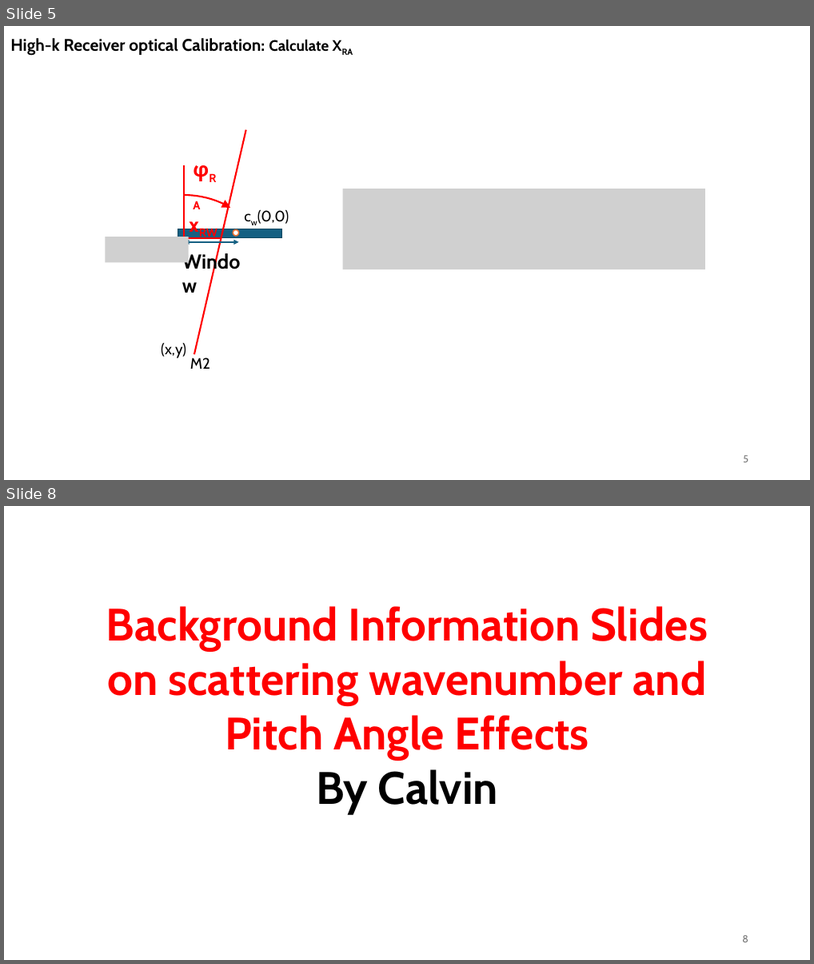
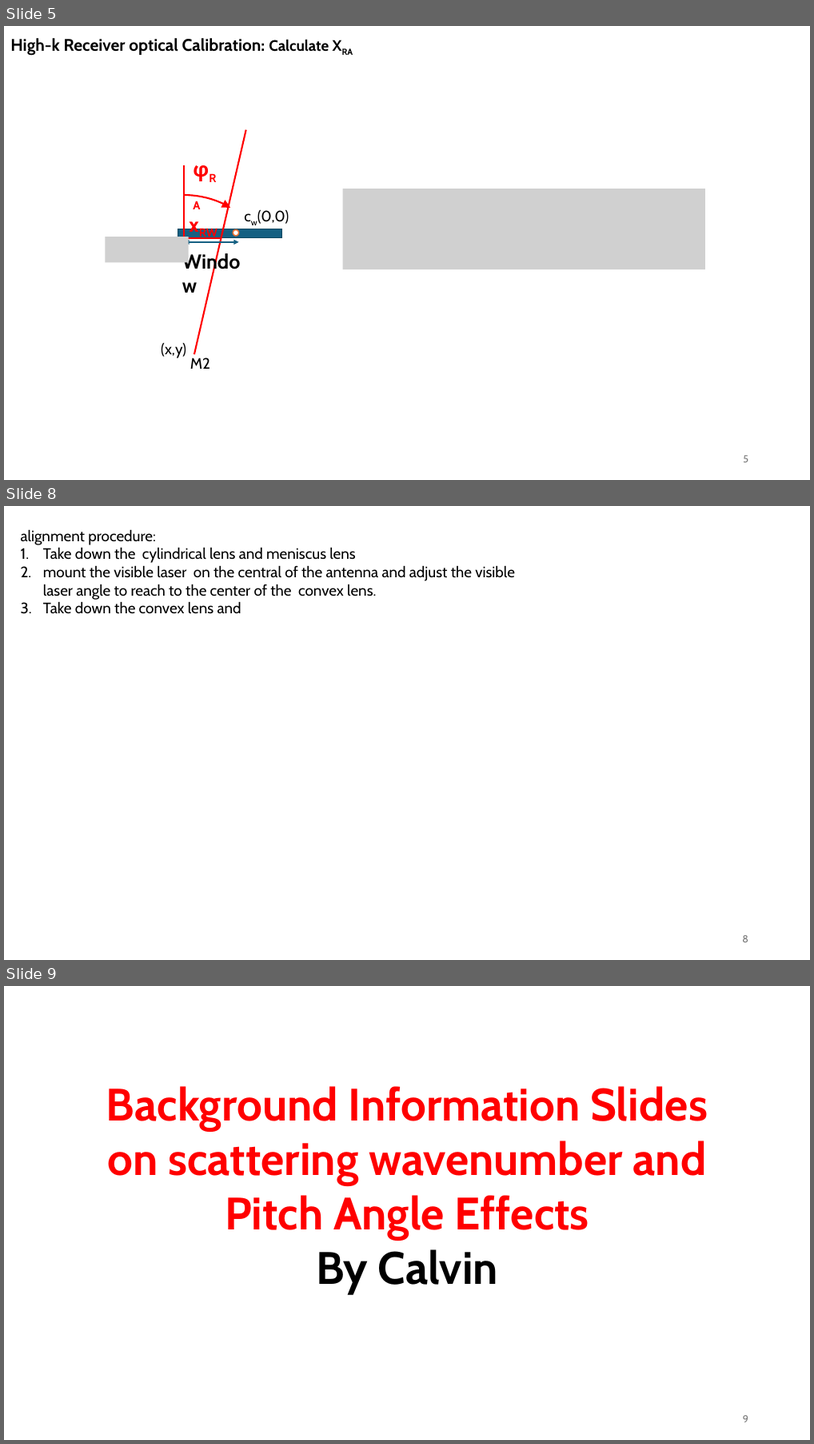
Before and after one commit to USTC-star/computer_share, a slide deck: NSTX-U High-k scattering Calculation_20240717.pptx. Shown one above the other, each under a label of ours: slides 5 and 8 before the commit, slides 5, 8 and 9 after it; the slides between them are not shown. The pictures are 814x964 and 814x1444 pixels, drawn with LibreOffice and Linux fonts; fonts in the diff are those of the drawing; grey boxes stand for pictures. Boxes give left, top, right and bottom in pixels: in the first picture for what was removed or moved away, otherwise in the second. Text is boxed around its words. In the diff, an @@ line names an element or a change of style, - is before the commit and + after.

```diff
--- a/NSTX-U High-k scattering Calculation_20240717.pptx
+++ b/NSTX-U High-k scattering Calculation_20240717.pptx
@@ slide 8 added at (4,506,810,960), background #FFFFFF @@
@@ text added at (21,529,515,614), 18 pt, text #000000 @@
+alignment procedure:
+1. Take down the cylindrical lens and meniscus lens
+2. mount the visible laser on the central of the antenna and adjust the visible laser angle to reach to the center of the convex lens.
+3. Take down the convex lens and
@@ page number added at (742,935,749,942), 12 pt, text #797979 @@
+8
@@ what was slide 8 is now slide 9 @@
@@ page number at (743,1415,749,1422): text changed @@
-8
+9
```
Also in this commit, not shown: 3 slides changed, 1 other file.
